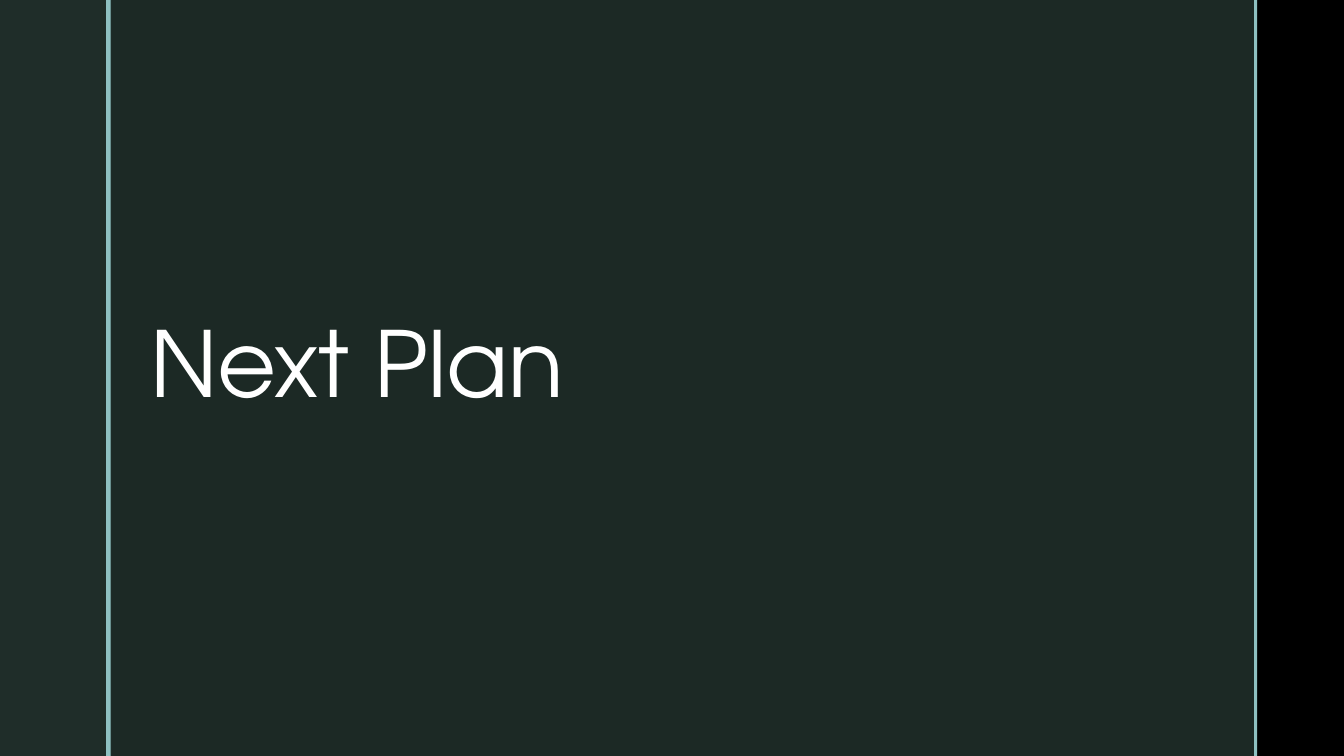
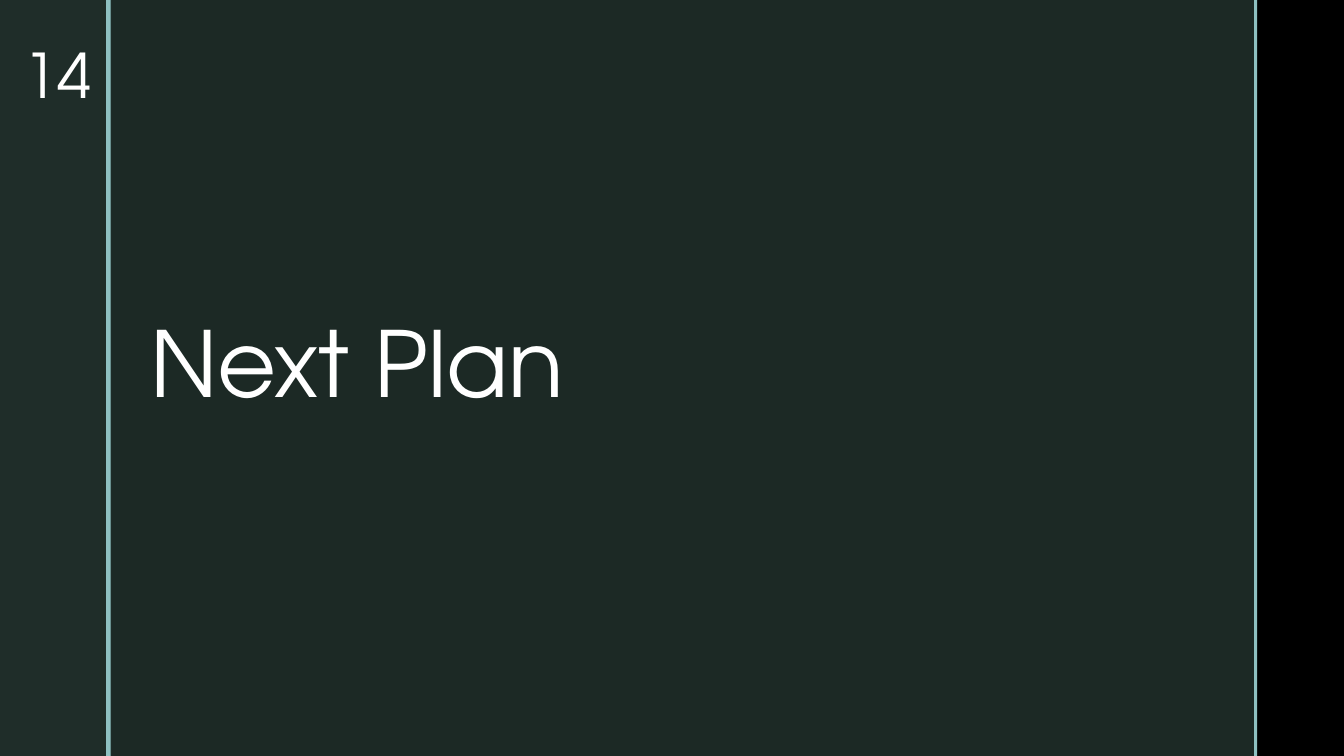
Before and after one commit to CodeWithIsmail/SPL-1, a slide deck: slide 14 of Mid Presentation 1433.pptx. Drawn at 1344x756 pixels with LibreOffice and Linux fonts; fonts in the diff are those of the drawing; background and template pictures are left out. Boxes give left, top, right and bottom in pixels: in the first picture for what was removed or moved away, otherwise in the second. Text is boxed around its words. In the diff, an @@ line names an element or a change of style, - is before the commit and + after.

```diff
--- a/Mid Presentation 1433.pptx
+++ b/Mid Presentation 1433.pptx
@@ text added at (x1=23, y1=52, x2=91, y2=98), 44 pt, text #FFFFFF @@
+14
```
Also in this commit, not shown: 19 other slides changed, 36 other files.
